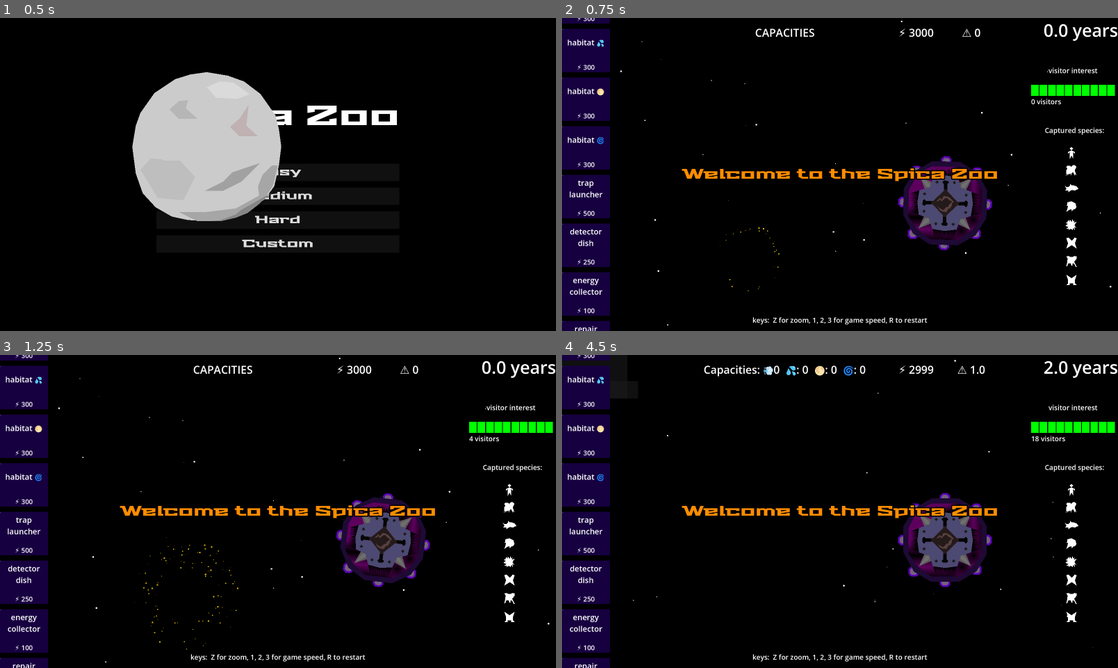
Above: before the commit, frames 1-4 (two rows, left to right).
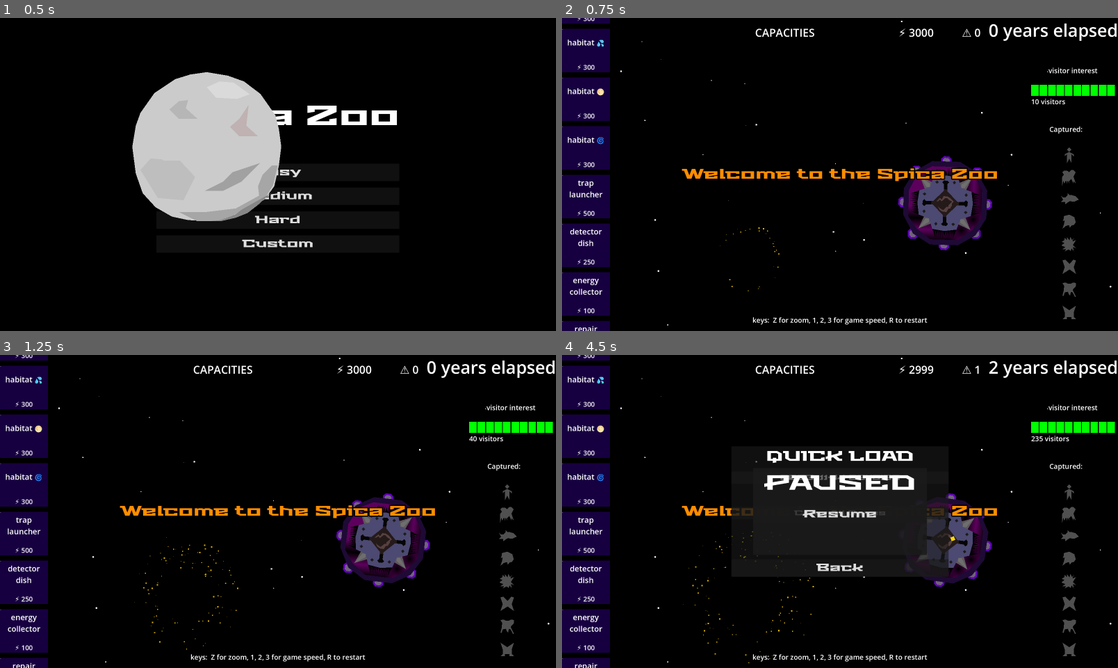
Above: after the commit, the same moments.

Repository: opensourceame/tins-2026
Game: Godot game, scene res://screens/start.tscn
Two runs of this game, one before a commit and one after it. Both use one fixed random seed, a clock stepped at 60 frames per second and the inputs below.
Inputs (mouse positions are in pixels of both pictures, inside the frame that each line leads up to):
- Up to frame 1 (0.5 s): no input
- Up to frame 2 (0.75 s): click "Easy" at 0.5 s
- Up to frame 3 (1.25 s): no input
- Up to frame 4 (4.5 s): tap Enter at 1.25 s; move the mouse to (584, 389) at 1.27 s; hold D 1.28-2 s; tap P at 1.35, 3.8 s; click (584, 389) at 1.42 s; tap L at 1.55, 3.6 s; click "Resume" at 2 s; click "Back" at 2.75 s; tap Space at 3.5 s; move the mouse to (584, 439) at 3.52 s; hold S 3.53-4.25 s; click (584, 439) at 3.67 s; click "2023-11-14 22:13:26" at 4.25 s

Frame 1 is identical in both runs. In frame 2, 1.4% of the frame differs, in the area x 76-100%, y 1-97%; in frame 3, 1.4%; in frame 4, 13%, in the area x 10-100%, y 0-99%.

Commit message:
small details

Diff:
--- a/common/save_manager.gd
+++ b/common/save_manager.gd
@@ -62,7 +62,7 @@
     _apply_all_data(game, data)
     game.hud.capacity_changed(null)
     SignalBus.spica_damage.emit()
-    game.add_child(preload("res://screens/pause.tscn").instantiate())
+    game.overlays.add_child(preload("res://screens/pause.tscn").instantiate())
 
 
 func delete_all_saves():
@@ -127,6 +127,8 @@
     }
 
     for component in spica.components:
+        if not is_instance_valid(component):
+            continue
         var comp_data = _collect_component_data(spica, component)
         if comp_data:
             data["components"].append(comp_data)
@@ -187,6 +189,7 @@
                     continue
                 planets.append({
                     "planet_name": p.planet_name,
+                    "is_detected": p.is_detected,
                     "environment": p.environment,
                     "size": p.size,
                     "distance_from_sun": p.distance_from_sun,
@@ -424,6 +427,7 @@
             planet.position.x = p_data.get("position_x", 0.0)
             planet.position.y = p_data.get("position_y", 0.0)
             planet.planet_name = p_data.get("planet_name", "")
+            planet.is_detected = p_data.get("is_detected", false)
 
             var species_script_path = p_data.get("species_script_path", "")
             if not species_script_path.is_empty():
--- a/hud/hud.gd
+++ b/hud/hud.gd
@@ -17,7 +17,7 @@
     SignalBus.spica_damage.connect(spica_damage)
     SignalBus.species_captured.connect(update_species_captured)
 
-    update_species_captured()
+    call_deferred("update_species_captured")
 
 func _physics_process(delta: float) -> void:
     if message_queue.size() > 0 and not message_being_displayed:
--- a/hud/hud.tscn
+++ b/hud/hud.tscn
@@ -178,12 +178,14 @@
 anchor_top = 0.5
 anchor_right = 1.0
 anchor_bottom = 0.5
-offset_top = -22.5
-offset_bottom = 22.5
+offset_left = -39.0
+offset_top = -27.0
+offset_right = -39.0
+offset_bottom = 18.0
 grow_horizontal = 2
 grow_vertical = 2
 theme_override_font_sizes/font_size = 32
-text = "Captured species:"
+text = "Captured:"
 horizontal_alignment = 1
 
 [node name="Species" type="Control" parent="RightBar/VBoxContainer" unique_id=295739418]
@@ -213,53 +215,61 @@
 grow_vertical = 2
 
 [node name="humans" type="Control" parent="RightBar/VBoxContainer/Species/SpeciesVBoxContainer" unique_id=1062926198]
-custom_minimum_size = Vector2(80, 80)
+custom_minimum_size = Vector2(100, 100)
 layout_mode = 2
 
 [node name="Humans" parent="RightBar/VBoxContainer/Species/SpeciesVBoxContainer/humans" unique_id=1394043830 instance=ExtResource("4_1kkc0")]
+scale = Vector2(1.3, 1.3)
 
 [node name="wibbles" type="Control" parent="RightBar/VBoxContainer/Species/SpeciesVBoxContainer" unique_id=754735475]
-custom_minimum_size = Vector2(80, 80)
+custom_minimum_size = Vector2(100, 100)
 layout_mode = 2
 
 [node name="Wibbles" parent="RightBar/VBoxContainer/Species/SpeciesVBoxContainer/wibbles" unique_id=1105051175 instance=ExtResource("5_1kkc0")]
+scale = Vector2(1.3, 1.3)
 
 [node name="fishoids" type="Control" parent="RightBar/VBoxContainer/Species/SpeciesVBoxContainer" unique_id=176786870]
-custom_minimum_size = Vector2(80, 80)
+custom_minimum_size = Vector2(100, 100)
 layout_mode = 2
 
 [node name="Fishoids" parent="RightBar/VBoxContainer/Species/SpeciesVBoxContainer/fishoids" unique_id=178381417 instance=ExtResource("5_qv4qp")]
 position = Vector2(-4, 0)
+scale = Vector2(1.3, 1.3)
 
 [node name="guppiez" type="Control" parent="RightBar/VBoxContainer/Species/SpeciesVBoxContainer" unique_id=1500455576]
-custom_minimum_size = Vector2(80, 80)
+custom_minimum_size = Vector2(100, 100)
 layout_mode = 2
 
 [node name="Guppiez" parent="RightBar/VBoxContainer/Species/SpeciesVBoxContainer/guppiez" unique_id=1854008074 instance=ExtResource("7_mq7b8")]
+scale = Vector2(1.3, 1.3)
 
 [node name="plasmoids" type="Control" parent="RightBar/VBoxContainer/Species/SpeciesVBoxContainer" unique_id=985502474]
-custom_minimum_size = Vector2(80, 80)
+custom_minimum_size = Vector2(100, 100)
 layout_mode = 2
 
 [node name="Plasmoids" parent="RightBar/VBoxContainer/Species/SpeciesVBoxContainer/plasmoids" unique_id=1292575265 instance=ExtResource("8_jvpmi")]
+scale = Vector2(1.3, 1.3)
 
 [node name="embers" type="Control" parent="RightBar/VBoxContainer/Species/SpeciesVBoxContainer" unique_id=1173759819]
-custom_minimum_size = Vector2(80, 80)
+custom_minimum_size = Vector2(100, 100)
 layout_mode = 2
 
 [node name="Embers" parent="RightBar/VBoxContainer/Species/SpeciesVBoxContainer/embers" unique_id=1737852085 instance=ExtResource("9_t2ad4")]
+scale = Vector2(1.3, 1.3)
 
 [node name="sherzat" type="Control" parent="RightBar/VBoxContainer/Species/SpeciesVBoxContainer" unique_id=1474273403]
-custom_minimum_size = Vector2(80, 80)
+custom_minimum_size = Vector2(100, 100)
 layout_mode = 2
 
 [node name="Sherzat" parent="RightBar/VBoxContainer/Species/SpeciesVBoxContainer/sherzat" unique_id=1919756055 instance=ExtResource("10_0jxvb")]
+scale = Vector2(1.3, 1.3)
 
 [node name="hegrons" type="Control" parent="RightBar/VBoxContainer/Species/SpeciesVBoxContainer" unique_id=1695278953]
-custom_minimum_size = Vector2(80, 80)
+custom_minimum_size = Vector2(100, 100)
 layout_mode = 2
 
 [node name="Hegrons2" parent="RightBar/VBoxContainer/Species/SpeciesVBoxContainer/hegrons" unique_id=594009044 instance=ExtResource("11_pt78x")]
+scale = Vector2(1.3, 1.3)
 
 [node name="Control2" type="Control" parent="." unique_id=107916139]
 layout_mode = 3
--- a/main.gd
+++ b/main.gd
@@ -90,9 +90,9 @@
 
 func _physics_process(delta: float) -> void:
     years_elapsed += 0.01
-    hud.get_node("%Years/Label").text = str(round(years_elapsed)) + " years"
-
-    visitors += visitor_interest / 100.0
+    hud.get_node("%Years/Label").text = str(int(years_elapsed)) + " years elapsed"
+
+    visitors += visitor_interest / 10.0
     energy   -= spica.damage * delta / 2
 
     check_game_over()
@@ -140,7 +140,8 @@
             overlays.add_child(quick_load)
         if event.keycode == KEY_P and not get_node_or_null("PauseOverlay"):
             var pause = preload("res://screens/pause.tscn").instantiate()
-            add_child(pause)
+            overlays.add_child(pause)
+
 
 func run_pre_start_checks():
     var eligible = []
--- a/main.tscn
+++ b/main.tscn
@@ -47,6 +47,8 @@
 [node name="SolarSystem6" parent="World" unique_id=972098454 instance=ExtResource("4_lquwl")]
 position = Vector2(4427, -1037)
 
+[node name="HUD" parent="." unique_id=1601605167 instance=ExtResource("4_1bvp3")]
+
 [node name="Overlays" type="CanvasLayer" parent="." unique_id=2092498231]
 
 [node name="Camera2D" type="Camera2D" parent="." unique_id=681715049]
@@ -57,8 +59,6 @@
 limit_right = 2559
 limit_bottom = 1440
 
-[node name="HUD" parent="." unique_id=1601605167 instance=ExtResource("4_1bvp3")]
-
 [node name="VisitorInterestTimer" type="Timer" parent="." unique_id=1091359135]
 wait_time = 20.0
 
--- a/screens/pause.gd
+++ b/screens/pause.gd
@@ -2,7 +2,6 @@
 extends Control
 
 @onready var resume_button: Button = %ResumeButton
-
 
 func _ready():
     Engine.time_scale = 0.0
--- a/screens/pause.tscn
+++ b/screens/pause.tscn
@@ -1,9 +1,9 @@
-[gd_scene format=3]
+[gd_scene format=3 uid="uid://cg05ycjjghemp"]
 
-[ext_resource type="Script" path="res://screens/pause.gd" id="1_ql6c"]
+[ext_resource type="Script" uid="uid://cmkcipts1110i" path="res://screens/pause.gd" id="1_ql6c"]
 [ext_resource type="Theme" uid="uid://l3l6nwdr2id0" path="res://themes/retro_theme.tres" id="2_um08"]
 
-[node name="PauseOverlay" type="Control"]
+[node name="PauseOverlay" type="Control" unique_id=1407643322]
 layout_mode = 3
 anchors_preset = 15
 anchor_right = 1.0
@@ -12,19 +12,25 @@
 grow_vertical = 2
 script = ExtResource("1_ql6c")
 
-[node name="CenterContainer" type="CenterContainer" parent="."]
+[node name="CenterContainer" type="CenterContainer" parent="." unique_id=618197627]
 layout_mode = 1
-anchors_preset = 15
-anchor_right = 1.0
-anchor_bottom = 1.0
+anchors_preset = 8
+anchor_left = 0.5
+anchor_top = 0.5
+anchor_right = 0.5
+anchor_bottom = 0.5
+offset_left = -400.0
+offset_top = -200.0
+offset_right = 400.0
+offset_bottom = 200.0
 grow_horizontal = 2
 grow_vertical = 2
 
-[node name="Panel" type="Panel" parent="CenterContainer"]
-custom_minimum_size = Vector2(600, 400)
+[node name="Panel" type="Panel" parent="CenterContainer" unique_id=379302345]
+custom_minimum_size = Vector2(800, 400)
 layout_mode = 2
 
-[node name="VBoxContainer" type="VBoxContainer" parent="CenterContainer/Panel"]
+[node name="VBoxContainer" type="VBoxContainer" parent="CenterContainer/Panel" unique_id=938198115]
 layout_mode = 1
 anchors_preset = 15
 anchor_right = 1.0
@@ -34,17 +40,13 @@
 theme = ExtResource("2_um08")
 theme_override_constants/separation = 30
 
-[node name="Title" type="Label" parent="CenterContainer/Panel/VBoxContainer"]
+[node name="Title" type="Label" parent="CenterContainer/Panel/VBoxContainer" unique_id=1172544647]
 layout_mode = 2
 theme_override_font_sizes/font_size = 96
 text = "PAUSED"
 horizontal_alignment = 1
 
-[node name="Spacer" type="Control" parent="CenterContainer/Panel/VBoxContainer"]
-layout_mode = 2
-size_flags_vertical = 3
-
-[node name="ResumeButton" type="Button" parent="CenterContainer/Panel/VBoxContainer"]
+[node name="ResumeButton" type="Button" parent="CenterContainer/Panel/VBoxContainer" unique_id=121422511]
 unique_name_in_owner = true
 layout_mode = 2
 theme_override_font_sizes/font_size = 48
--- a/screens/quick_load.gd
+++ b/screens/quick_load.gd
@@ -6,7 +6,6 @@
 @onready var clear_all_button: Button = %ClearAllButton
 
 var save_manager: Node
-
 
 func _ready():
     back_button.pressed.connect(_on_back_pressed)
--- a/spica/repair_module.gd
+++ b/spica/repair_module.gd
@@ -49,4 +49,5 @@
 func remove_module():
     SoundBus.play("repair-module-dismantled")
     SignalBus.repair_module_dismantle.emit()
+    spica.components.erase(self)
     queue_free()
Not shown, changed: docs/gameplay.md
